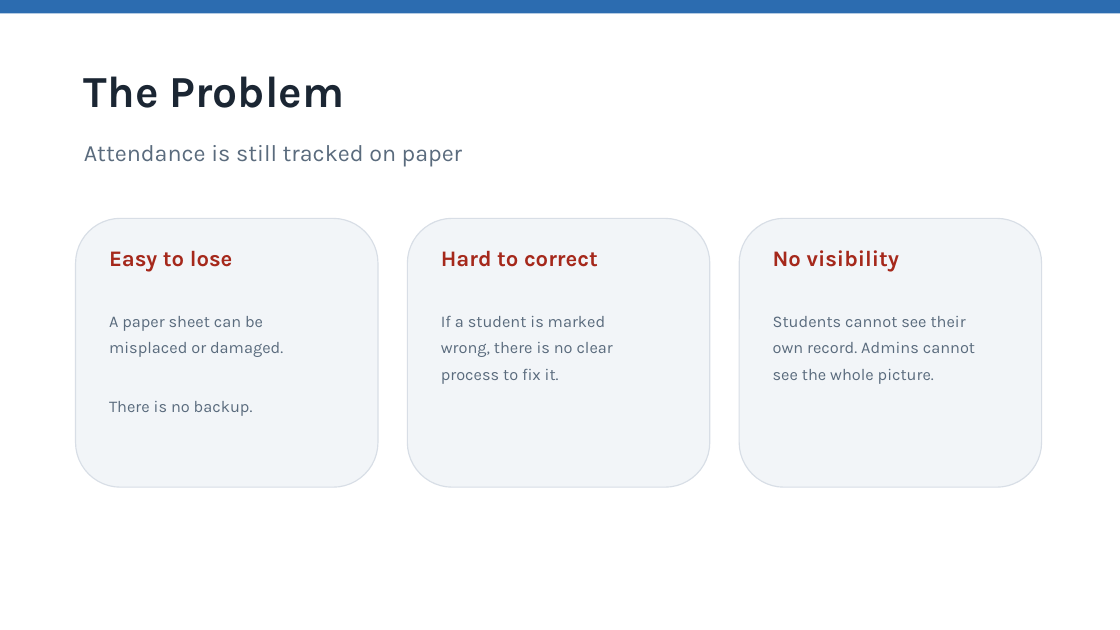
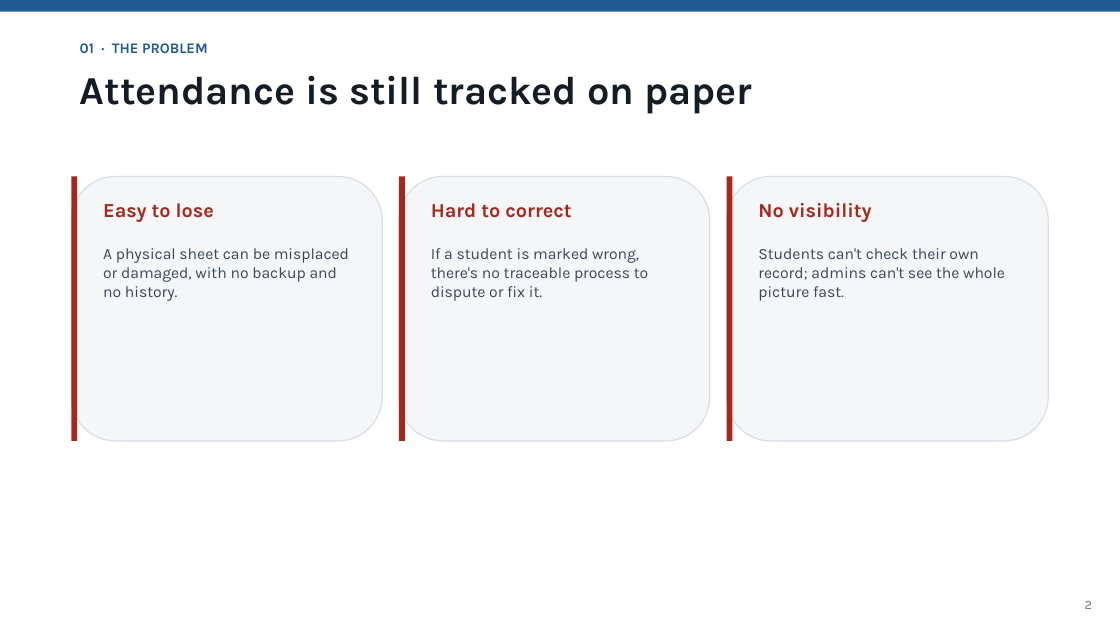
Before and after one commit to suleymantofik0-byte/attendance-system, a slide deck: slide 2 of Attendance-System-Presentation.pptx. Drawn at 1120x630 pixels with LibreOffice and Linux fonts; fonts in the diff are those of the drawing. Boxes give left, top, right and bottom in pixels: in the first picture for what was removed or moved away, otherwise in the second. Text is boxed around its words. In the diff, an @@ line names an element or a change of style, - is before the commit and + after.

```diff
--- a/Attendance-System-Presentation.pptx
+++ b/Attendance-System-Presentation.pptx
@@ rectangle at [0,0,1120,12]: fill #2C6CB0 to #225B94 @@
@@ text at [80,43,208,53]: text changed; size 38 to 12.5 pt; text colour #1B2633 to #225B94 @@
-The Problem
+01 · THE PROBLEM
@@ text "Attendance is still tracked on ...": place and size @@
-text "Attendance is still tracked on ..." at [84,145,463,167]
+text "Attendance is still tracked on ..." at [80,75,752,114]
@@ text "Attendance is still tracked on ..." at [80,75,752,114]: size 20 to 34 pt, text colour #5A6B7D to #141C26, bold on; less space between paragraphs @@
@@ rounded rectangle: place and size @@
-rounded rectangle at [76,218,378,487]
+rounded rectangle at [71,176,382,441]
@@ rectangle added at [71,176,77,441], fill #A5281B @@
@@ rounded rectangle: place and size @@
-rounded rectangle at [408,218,710,487]
+rounded rectangle at [399,176,710,441]
@@ rectangle added at [399,176,405,441], fill #A5281B @@
@@ fill #F2F5F8 to #F4F6F8 in 3 elements at [71,176,382,441], [399,176,710,441], [727,176,1049,441] @@
@@ rounded rectangle: place and size @@
-rounded rectangle at [739,218,1042,487]
+rounded rectangle at [727,176,1049,441]
@@ rectangle added at [727,176,733,441], fill #A5281B @@
@@ text "Easy to lose": place and size @@
-text "Easy to lose" at [109,250,233,272]
+text "Easy to lose" at [103,203,214,222]
@@ text "Hard to correct": place and size @@
-text "Hard to correct" at [441,250,598,267]
+text "Hard to correct" at [431,203,571,218]
@@ size 19 to 17 pt; less space between paragraphs in 3 elements at [431,203,571,218], [103,203,214,222], [758,203,872,222] @@
@@ text "No visibility": place and size @@
-text "No visibility" at [773,250,899,272]
+text "No visibility" at [758,203,872,222]
@@ text at [103,248,349,301]: text changed; size 14 to 13.5 pt; text colour #5A6B7D to #3A4756 @@
-A paper sheet can be
-misplaced or damaged.
-There is no backup.
+A physical sheet can be misplaced or damaged, with no backup and no history.
@@ text at [431,248,649,301]: text changed; size 14 to 13.5 pt; text colour #5A6B7D to #3A4756 @@
-If a student is marked
-wrong, there is no clear
-process to fix it.
+If a student is marked wrong, there's no traceable process to dispute or fix it.
@@ text at [758,248,1005,301]: text changed; size 14 to 13.5 pt; text colour #5A6B7D to #3A4756 @@
-Students cannot see their
-own record. Admins cannot
-see the whole picture.
+Students can't check their own record; admins can't see the whole picture fast.
@@ text added at [1085,601,1092,609], 11 pt, text #6B7A8C @@
+2
```
Also in this commit, not shown: 4 other slides changed, 8 slides added, 5 slides removed, 3 other files.
